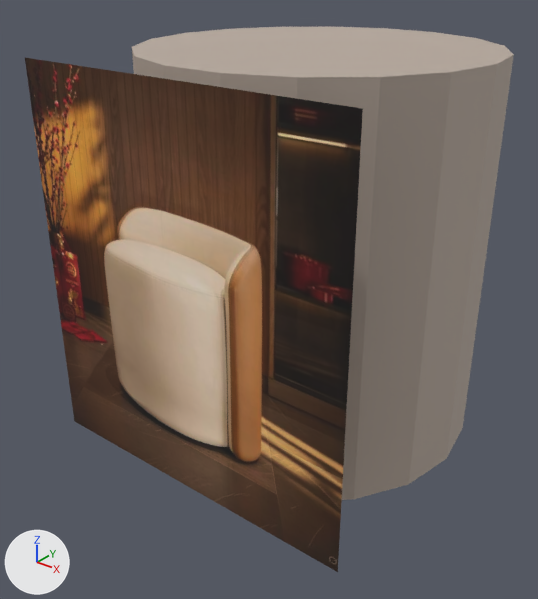
A saved change to the glTF model storage/picture/mocan-79.glb.
The view is the same before and after, from a 50 mm camera at (0.482, -0.688, 0.555) aimed at (-0.017, -0.065, 0.168). Every picture has the same lights, and +X, +Y and +Z are marked at lower left. The first picture is the older version. Vertices at exactly the same position are counted once.

The first picture shows 'furniture'.
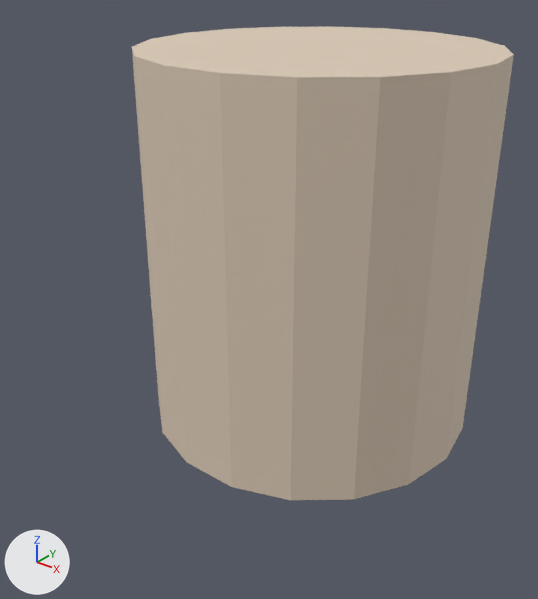
The change, as a diff of the scene's bpy script:
```diff
--- a/storage/picture/mocan-79.glb.py
+++ b/storage/picture/mocan-79.glb.py
@@ mat_fabric @@
 mat_fabric = principled_material('fabric')
-mat_fabric.base_color = (0.48, 0.4, 0.34)  # grey #b8aa9e
+mat_fabric.base_color = (0.722, 0.6, 0.475)  # beige #ddcbb7
 mat_fabric.roughness = 0.72
@@ me_mesh_0 @@
 # used by ob_furniture; location = (0.0, 0.0, 0.0)
-me_mesh_0.from_pydata(...)  # 44 vertices, 74 faces; spans x -0.2..0.2, y -0.23..0.197, z 0.0..0.45
+me_mesh_0.from_pydata(...)  # 40 vertices, 72 faces; spans x -0.2..0.2, y -0.197..0.197, z 0.0..0.45
+# me_mesh_0 part 1: the loose piece of 4 vertices spanning x -0.2..0.2, y -0.23, z 0.004..0.446 is deleted
 me_mesh_0.materials.append(mat_fabric)
-me_mesh_0.materials.append(mat_photo)  # picture img_image_0
```

What differs and where, as boxes [x1, y1, x2, y2] in the pictures (538 x 599 px):
'furniture', recoloured, reshaped (22% narrower, 13% shorter)
    before: [25, 27, 514, 572]
    after: [132, 27, 514, 500]
part 1 of me_mesh_0, deleted (brown)
    before: [25, 58, 363, 572]
